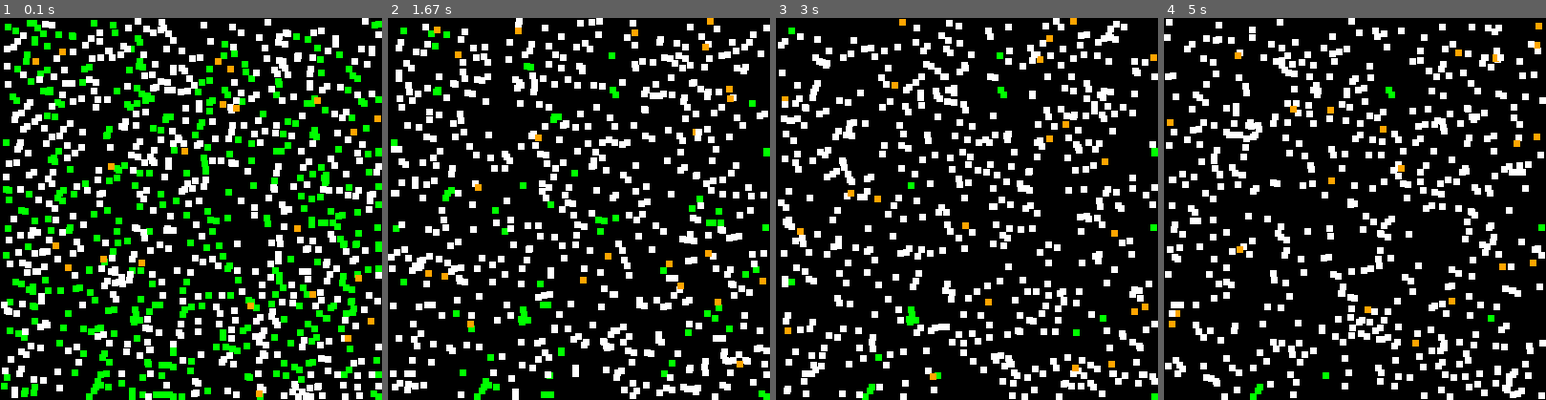
Above: before the commit, frames 1-4 (left to right).
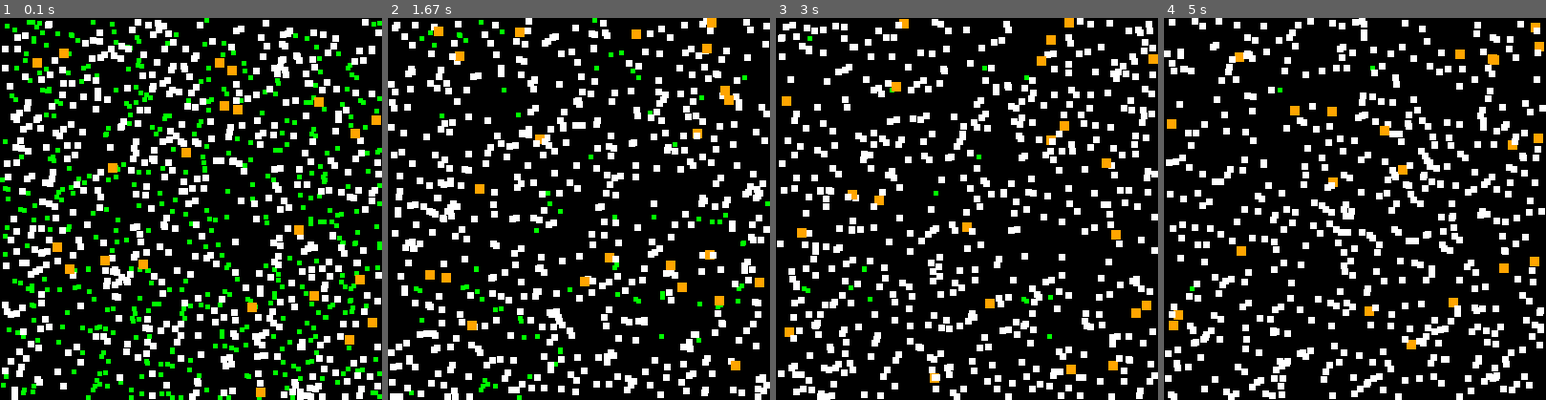
Above: after the commit, the same moments.

Repository: RAVIA33/Projet_algo
Game: pygame game, started from projet/main.py
Same seed, same stepped clock (60 frames per second), same inputs: the game is played once before the commit and once after it.
Inputs:
- Up to frame 1 (0.1 s): no input
- Up to frame 2 (1.67 s): no input
- Up to frame 3 (3 s): tap Enter every 0.33 s from 1.83 to 2.83 s
- Up to frame 4 (5 s): tap Enter every 0.33 s from 3.17 to 4.83 s

The runs differ from the first frame. In frame 1, 16% of the frame differs, in the area x 0-100%, y 0-100%; in frame 2, 27%; in frame 3, 26%; in frame 4, 26%.

Commit message:
Add main.py + liaison aux parametres

Diff:
--- a/projet/main.py
+++ b/projet/main.py
@@ -4,6 +4,7 @@
 from typing import List, Tuple
 from random import randint
 from etres_vivants import EtreVivant, Plante, Animal, Lapin, Renard
+from parametres import plante_dimension,lapin_dimension, lapin_vitesse, renard_dimension,renard_vitesse, plante_nombre_initial, renard_nombre_initial, lapin_nombre_initial,plante_couleur,lapin_couleur,renard_couleur, plante_type_name, lapin_type_name,renard_type_name
 
 
 WINDOW_SIZE: Tuple[int, int] = (400, 400)
@@ -12,28 +13,28 @@
 
 
 class Actor:
-    type : EtreVivant
-    _position: pygame.Vector2
-    _speed: pygame.Vector2
-    _dimension: Tuple[int, int]
+    # type : EtreVivant
+    # _position: pygame.Vector2
+    # _speed: pygame.Vector2
+    # _dimension: Tuple[int, int]
 
     def __init__(self, type_name : str) -> None:
-        self._position = pygame.Vector2(randint(0,400), randint(0,400))  #Car nimporte quel acteur à une position aléatoire sur l'écran
-        if type_name == "plante" :
+        self._position = pygame.Vector2(randint(0,WINDOW_SIZE[0]), randint(0,WINDOW_SIZE[1]))  #Car nimporte quel acteur à une position aléatoire sur l'écran qui est WINDOW_SIZE
+        if type_name == plante_type_name :
             self.type = Plante()
-            self._dimension = [7,7]
+            self._dimension = plante_dimension
             self._speed = pygame.Vector2(0,0)
-            #car un acteur de type plante a une dimension [10,10] et une vitesse nulle
-        elif type_name == "lapin":
+            #car un acteur de type plante a une dimension [5,5] et une vitesse nulle
+        elif type_name == lapin_type_name:
             self.type = Lapin()
-            self._dimension = [7, 7]
-            self._speed = pygame.Vector2(randint(-1,1), randint(-1,1))
-            #car un acteur de type lapin a une dimension [20,20] et se déplace aléatoirement de 0 à 1
-        elif type_name == "renard" :
+            self._dimension = lapin_dimension
+            self._speed = pygame.Vector2(randint(*lapin_vitesse), randint(*lapin_vitesse))
+            #car un acteur de type lapin a une dimension [7,7] et se déplace aléatoirement de 0 à 1
+        elif type_name == renard_type_name :
             self.type = Renard()
-            self._dimension = [7,7]
-            self._speed = pygame.Vector2(randint(-3,3), randint(-3,3))
-            #car un acteur de type renard a une dimensions [30,30], et se déplace aléatoirement de 0 à 3
+            self._dimension = renard_dimension
+            self._speed = pygame.Vector2(randint(*renard_vitesse), randint(*renard_vitesse))
+            #car un acteur de type renard a une dimensions [10,10], et se déplace aléatoirement de 0 à 3
 
 
     @property
@@ -43,7 +44,7 @@
     @position.setter
     def position(self, position: pygame.Vector2) -> None:
         if position.x < 0 or position.y < 0:
-            raise ValueError("each position values must be zero or positive")
+            raise ValueError("chaque valeur doit être nulle ou positive.")
         self._position = position
 
     @property
@@ -61,7 +62,7 @@
     @dimension.setter
     def dimension(self, dimension: Tuple[int, int]) -> None:
         if dimension[0] <= 0 or dimension[1] <= 0:
-            raise ValueError("each dimension value must be positive")
+            raise ValueError("chaque dimension doit être positive.")
         self._dimension = dimension
 
 
@@ -115,18 +116,18 @@
         self._rect = rect
 
     def test_touching_surface_boundaries(self) -> None:
-        # Vérifier les collisions avec les bords et inverser la direction si nécessaire
+        #vérifier les collisions avec les bords
         if self.rect.left < 0:
-            self.rect.left = 0  # Positionner au bord gauche
-            self._actor.speed.x = -self._actor.speed.x  # Inverser la direction horizontale
+            self.rect.left = 0  #remettre bord gauche
+            self._actor.speed.x = -self._actor.speed.x  #inverser la direction
         if self.rect.right > self._surface.get_width():
-            self.rect.right = self._surface.get_width()  # Positionner au bord droit
-            self._actor.speed.x = -self._actor.speed.x  # Inverser la direction horizontale
+            self.rect.right = self._surface.get_width()  #remettre au bord droit
+            self._actor.speed.x = -self._actor.speed.x  #inverser la direction horizontale
         if self.rect.top < 0:
-            self.rect.top = 0  # Positionner au bord supérieur
-            self._actor.speed.y = -self._actor.speed.y  # Inverser la direction verticale
+            self.rect.top = 0  #remettre au bord supérieur
+            self._actor.speed.y = -self._actor.speed.y  #inverser la direction verticale
         if self.rect.bottom > self._surface.get_height():
-            self.rect.bottom = self._surface.get_height()  # Positionner au bord inférieur
+            self.rect.bottom = self._surface.get_height()  #remettre au bord inférieur
             self._actor.speed.y = -self._actor.speed.y
 
 
@@ -138,7 +139,7 @@
             elif type(self._actor.type) == Lapin :
                 self._actor._speed = pygame.Vector2(randint(-1,1), randint(-1,1))
                 if self._actor._speed.length_squared() > 0:
-                    self._actor.type.energie -= 1
+                    self._actor.type.energie -= 5
 
                 # Vérifie si le lapin a atteint son âge maximal en cycles
 
@@ -154,9 +155,9 @@
             elif type(self._actor.type) == Renard :
                 self._actor._speed = pygame.Vector2(randint(-3,3), randint(-3,3))
                 if self._actor._speed.length_squared() > 0:
-                    self._actor.type.energie -= 1
-
-                    # Vérifie si le renard a atteint son âge maximal en cycles
+                    self._actor.type.energie -= 0.5
+
+                # Vérifie si le renard a atteint son âge maximal en cycles
                 if self._actor.type.age >= self._actor.type.age_maximal * 12 * 24:  # 5 cycles = 5 fois 24 étapes pour le renard
                     print("Le renard est mort après", self._actor.type.age_maximal, "cycles")
                     self._actor.type.vivant = False  # Le renard meurt
@@ -195,7 +196,7 @@
         self.__running = True
 
          #configuration des cycles et étapes
-        self.__fps = FPS  #image par seconde
+        self.__FPS = FPS  #image par seconde
         self.__steps_per_cycle = 12  #nbr d'étapes par cycle
         self.__current_frame = 0  #compte les frames dans l'étape
         self.__current_step = 1  #compte les étapes dans le cycle
@@ -212,23 +213,25 @@
             pygame.quit()
             exit()
 
+
     def __init_actors(self) -> None:
-        self.__actors_sprites = pygame.sprite.Group()# On crée un groupe pourles acteurs
-
-        #création des plantes
-        for _ in range(700):
-            plante = Actor("plante")
-            ActorSprite(self.__screen, plante, "green", [self.__actors_sprites])
-
-        #création des lapins
-        for _ in range(520) :
-            lapin = Actor("lapin")
-            ActorSprite(self.__screen, lapin, "white", [self.__actors_sprites])
-
-        #création des renards
-        for _ in range(22):
-            renard = Actor("renard")
-            ActorSprite(self.__screen, renard, "orange", [self.__actors_sprites])
+        self.__actors_sprites = pygame.sprite.Group()
+        self.create_actors(plante_type_name, plante_nombre_initial, plante_couleur)
+        self.create_actors(lapin_type_name, lapin_nombre_initial, lapin_couleur)
+        self.create_actors(renard_type_name, renard_nombre_initial, renard_couleur)
+
+    def create_actors(self, type_name: str, count: int, color: str) -> None:
+       #gérer la création des entité
+        for _ in range(count):
+            actor = Actor(type_name)  # Crée un acteur (plante, lapin, ou renard)
+            ActorSprite(self.__screen, actor, color, [self.__actors_sprites])  # Associe un sprite
+
+
+    def __update_actors(self) -> None:
+        self.__actors_sprites.update()
+        for sprite in self.__actors_sprites.copy():
+            if not sprite._actor.type.est_vivant():
+                sprite.kill()
 
     #méthode pour gérer les collisions entre les sprites
     def check_collision(self)-> None:
@@ -302,11 +305,7 @@
                         ActorSprite(self.__screen, Actor(enfant.__class__.__name__.lower()), color, [self.__actors_sprites])#CHATGPT
                         #print(f"Un nouveau {enfant.__class__.__name__.lower()} est né avec {enfant.energie} d'énergie.")
 
-    def __update_actors(self) -> None:
-        self.__actors_sprites.update()
-        for sprite in self.__actors_sprites.copy():
-            if not sprite._actor.type.est_vivant():
-                sprite.kill()
+
 
     def afficher_resume_cycle(self) -> None:
         #affiche le récap des populations pour le cycle actuel
